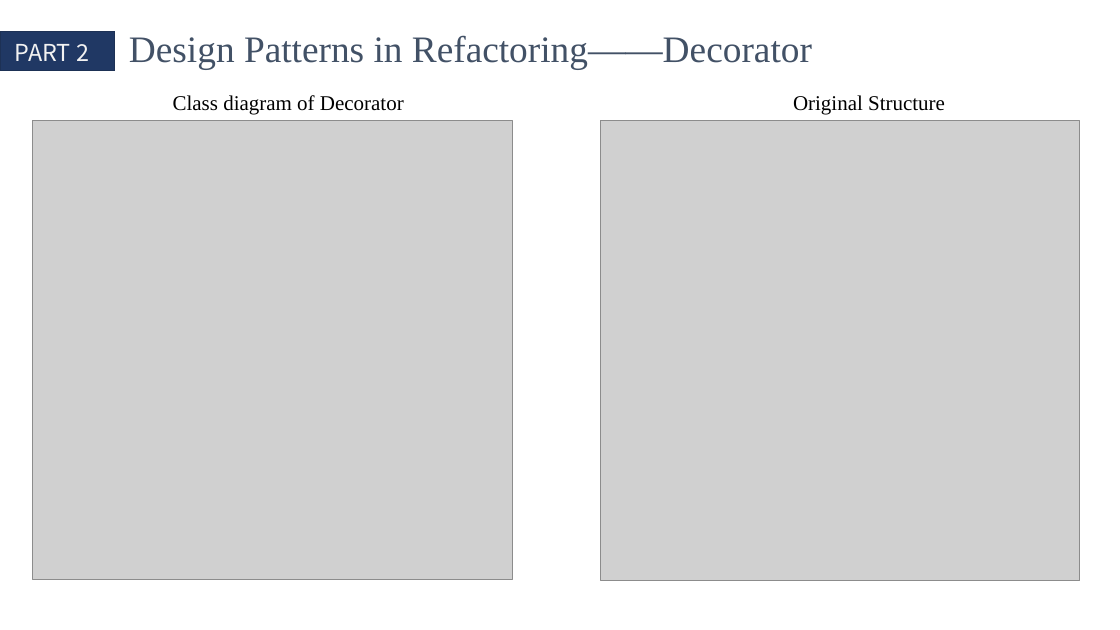
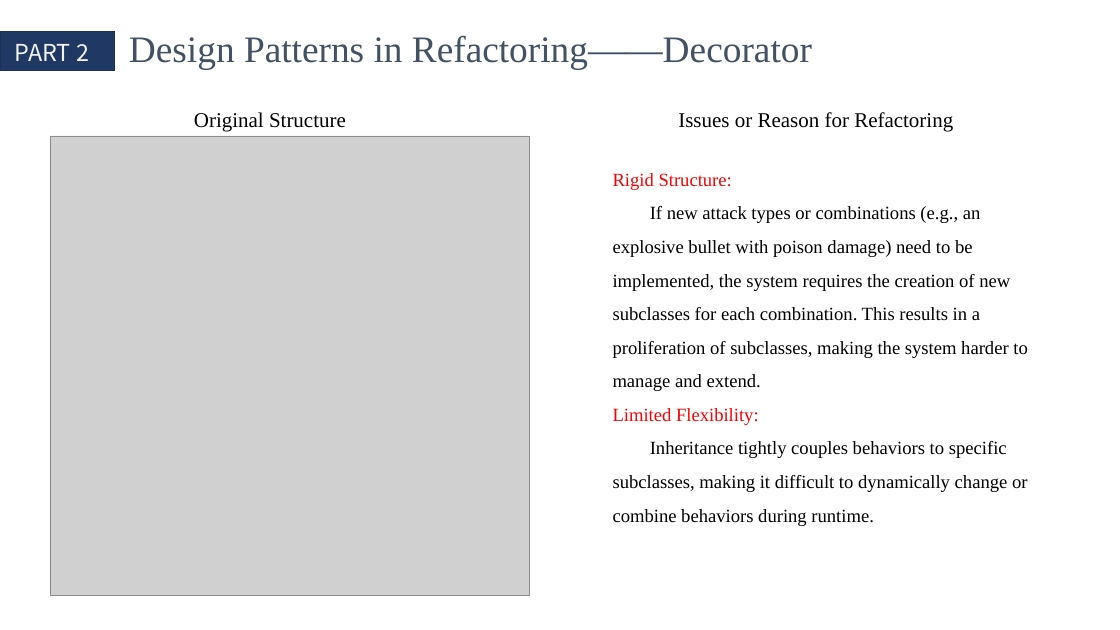
Before and after one commit to QinCheng0928/Cocos2d, a slide deck: slide 9 of 文档/DesignPattern.pptx. Drawn at 1120x630 pixels with LibreOffice and Linux fonts; fonts in the diff are those of the drawing; grey boxes stand for pictures. Boxes give left, top, right and bottom in pixels: in the first picture for what was removed or moved away, otherwise in the second. Text is boxed around its words. In the diff, an @@ line names an element or a change of style, - is before the commit and + after.

```diff
--- a/文档/DesignPattern.pptx
+++ b/文档/DesignPattern.pptx
@@ text "Original Structure" moved from (x1=793, y1=95, x2=945, y2=115) to (x1=194, y1=112, x2=346, y2=131) @@
@@ text removed at (x1=173, y1=95, x2=404, y2=115) @@
-Class diagram of Decorator
@@ text added at (x1=678, y1=112, x2=953, y2=131), 18 pt, text #000000 @@
+Issues or Reason for Refactoring
@@ picture removed at (x1=33, y1=121, x2=512, y2=580) @@
@@ picture moved from (x1=601, y1=121, x2=1080, y2=581) to (x1=50, y1=136, x2=529, y2=597) @@
@@ text added at (x1=613, y1=173, x2=1027, y2=526), 16 pt, text #000000 @@
+Rigid Structure:
+If new attack types or combinations (e.g., an explosive bullet with poison damage) need to be implemented, the system requires the creation of new subclasses for each combination. This results in a proliferation of subclasses, making the system harder to manage and extend.
+Limited Flexibility:
+Inheritance tightly couples behaviors to specific subclasses, making it difficult to dynamically change or combine behaviors during runtime.
```
Also in this commit, not shown: 2 other slides changed, 1 slide added, 1 other file.
